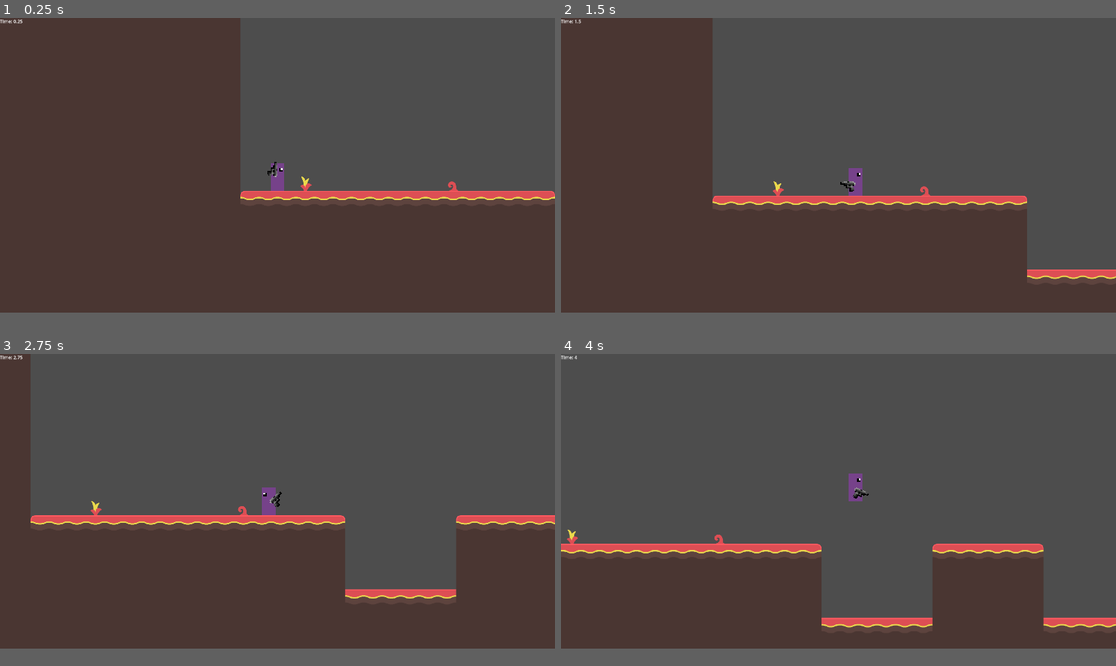
Above: before the commit, frames 1-4 (two rows, left to right).
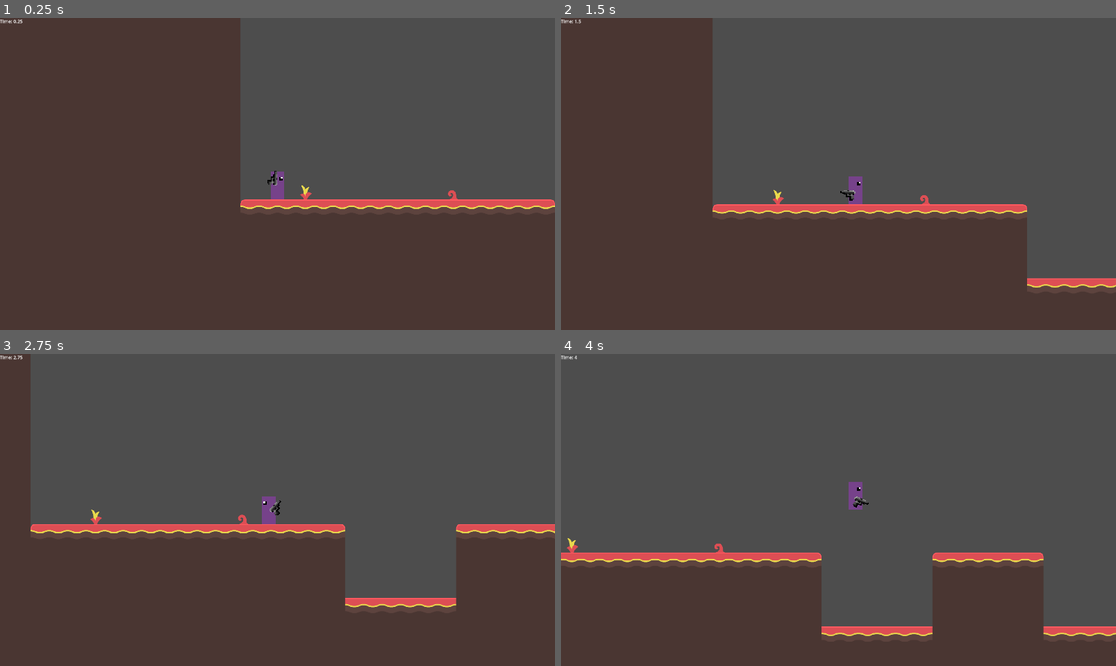
Above: after the commit, the same moments.

Repository: AidanCooper2003/AshenSkies
Game: Godot game, scene res://scenes/levels/playtest_level.tscn
Same seed, same stepped clock (60 frames per second), same inputs: the game is played once before the commit and once after it.
Inputs (mouse positions are in pixels of both pictures, inside the frame that each line leads up to):
- Up to frame 1 (0.25 s): no input
- Up to frame 2 (1.5 s): move the mouse to (960, 149) at 0.52 s; press the mouse at (960, 149) at 0.53 s; hold D (Move Right) from 0.53 s (still down); tap Space (Jump) at 0.77 s; move the mouse to (727, 180) at 1.27 s; release the mouse at (727, 180) at 1.28 s; right-click (727, 180) at 1.35 s
- Up to frame 3 (2.75 s): tap Space (Jump) at 1.52 s; move the mouse to (333, 435) at 2.02 s; release D (Move Right) at 2.03 s; hold A (Move Left) from 2.03 s (still down); hold E (Tertiary Fire) from 2.03 s (still down)
- Up to frame 4 (4 s): move the mouse to (810, 559) at 2.77 s; release A (Move Left) at 2.78 s; release E (Tertiary Fire) at 2.78 s; hold D (Move Right) from 2.78 s (still down); click (810, 559) at 2.85 s; tap Space (Jump) at 3.02, 3.77 s; move the mouse to (1005, 544) at 3.52 s; hold Right mouse button (Secondary Fire) from 3.53 s (still down)
In our replay, the window is 799x424 before the commit and 799x449 after it. These sizes can differ from the game's own. Grey fills any space a smaller window leaves; there, only what the larger window draws over its background counts as a difference.

The runs differ from the first frame. In frame 1, 3.2% of the frame differs, in the area x 43-100%, y 46-62%; in frame 2, 4.1%; in frame 3, 5.3%; in frame 4, 5.8%, in the area x 0-100%, y 38-91%.

Commit message:
Fixed timer initial text

Diff:
--- a/project.godot
+++ b/project.godot
@@ -18,7 +18,7 @@
 [display]
 
 window/size/viewport_width=1920
-window/size/viewport_height=1020
+window/size/viewport_height=1080
 
 [input]
 
--- a/scenes/levels/playtest_level.tscn
+++ b/scenes/levels/playtest_level.tscn
@@ -35,7 +35,7 @@
 layout_mode = 0
 offset_right = 606.0
 offset_bottom = 157.0
-text = "sd"
+text = "Time: 0.00"
 
 [node name="Final Time" type="RichTextLabel" parent="Camera2D/CanvasLayer/Control"]
 layout_mode = 0
Not shown, changed: export_presets.cfg
Not shown, added: exports/index.apple-touch-icon.png.import
Not shown, added: exports/index.icon.png.import
Not shown, added: exports/index.png.import
Not shown, added: exports/exports.zip
Not shown, added: exports/index.apple-touch-icon.png
Not shown, added: exports/index.audio.worklet.js
Not shown, added: exports/index.html
Not shown, added: exports/index.icon.png
Not shown, added: exports/index.js
Not shown, added: exports/index.pck
Not shown, added: exports/index.png
(and 2 more such lines)
